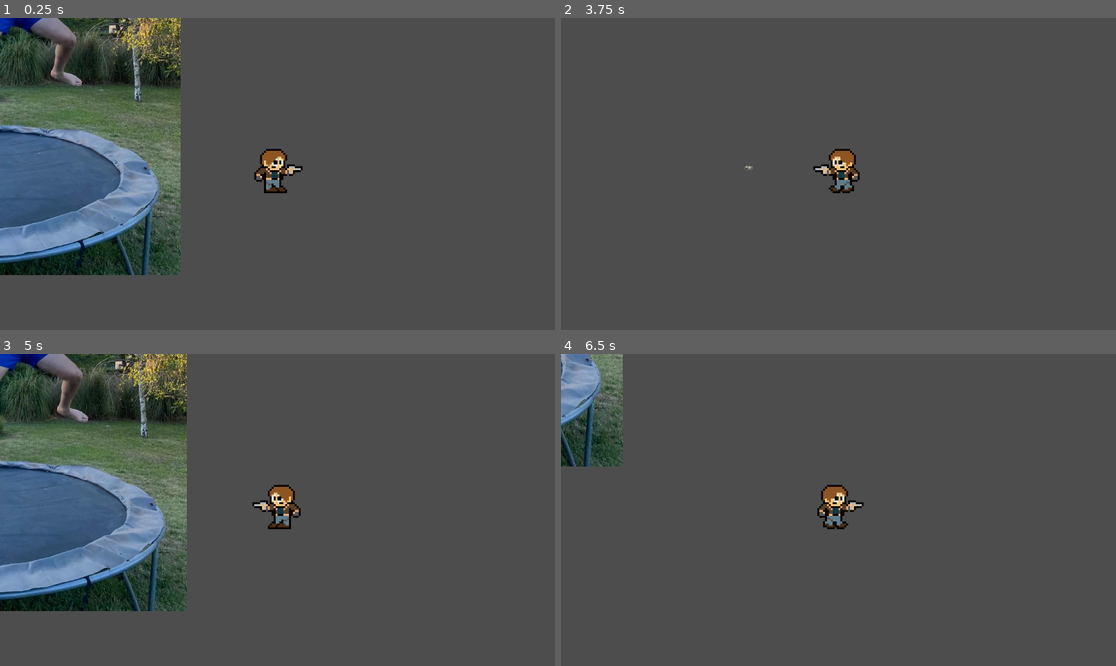
Above: before the commit, frames 1-4 (two rows, left to right).
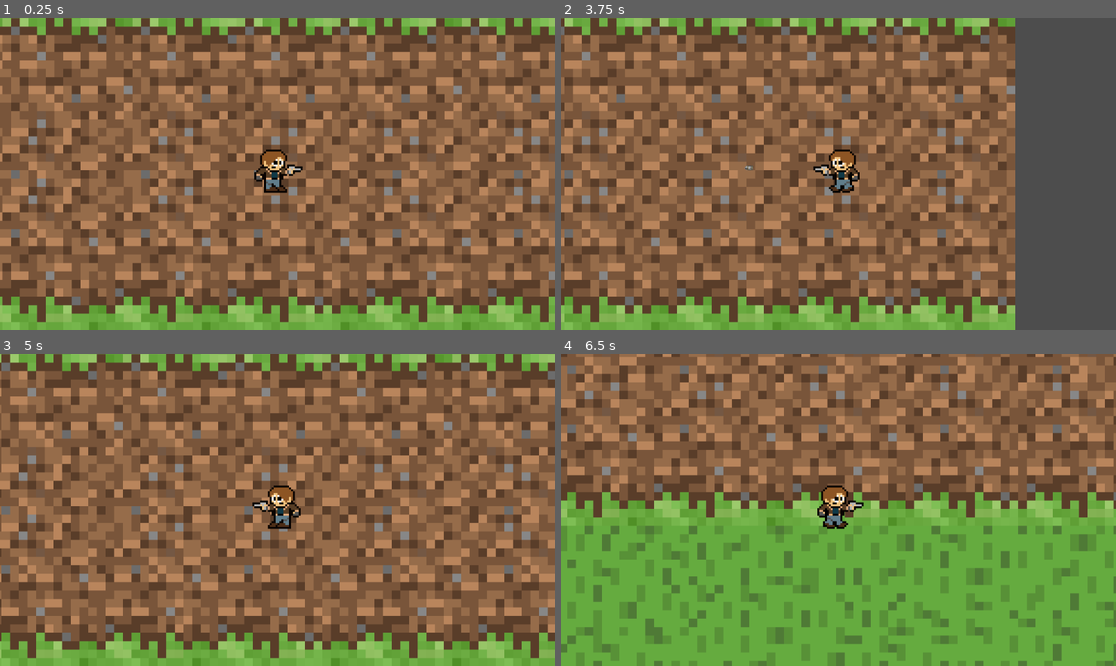
Above: after the commit, the same moments.

Repository: AleDilluvio/RE4-Pixel-Edition
Game: Godot game, scene res://background.tscn
Same seed, same stepped clock (60 frames per second), same inputs: the game is played once before the commit and once after it. Before the commit the project has no main scene; this scene is started directly in both runs.
Inputs (mouse positions are in pixels of both pictures, inside the frame that each line leads up to):
- Up to frame 1 (0.25 s): no input
- Up to frame 2 (3.75 s): tap Enter at 0.5 s; move the mouse to (960, 158) at 0.52 s; hold Right (move_right) 0.53-1.28 s; click (960, 158) at 0.6 s; move the mouse to (727, 189) at 1.27 s; hold Down (move_down) 1.28-2.03 s; click (727, 189) at 1.35 s; move the mouse to (894, 105) at 2.02 s; hold Right (move_right) 2.03-2.78 s; click (894, 105) at 2.1 s; move the mouse to (810, 236) at 2.77 s; hold Up (move_up) 2.78-3.53 s; click (810, 236) at 2.85 s; move the mouse to (1005, 220) at 3.52 s; hold Left (move_left) from 3.53 s (still down); click (1005, 220) at 3.6 s
- Up to frame 3 (5 s): keep holding Left (move_left); move the mouse to (111, 463) at 4.27 s; click (111, 463) at 4.35 s
- Up to frame 4 (6.5 s): move the mouse to (866, 510) at 5.02 s; release Left (move_left) at 5.03 s; hold Down (move_down) 5.03-5.78 s; click (866, 510) at 5.1 s; move the mouse to (755, 432) at 5.77 s; hold Right (move_right) from 5.78 s (still down); click (755, 432) at 5.85 s

The runs differ from the first frame. In frame 1, 99% of the frame differs, in the area x 0-100%, y 0-100%; in frame 2, 81%; in frame 3, 99%; in frame 4, 99%.

Commit message:
creacion de clase enemy

Diff:
--- a/background.tscn
+++ b/background.tscn
@@ -1,9 +1,13 @@
 [gd_scene load_steps=3 format=3 uid="uid://d0nkp1dgj5q6r"]
 
-[ext_resource type="Texture2D" uid="uid://c0ev67alypo4x" path="res://src/IMG-20230927-WA0035.jpg" id="1_41xsf"]
+[ext_resource type="Texture2D" uid="uid://0ivo6mpfjipq" path="res://src/background.png" id="1_tac8e"]
 [ext_resource type="PackedScene" uid="uid://8h5o8ihwiq6b" path="res://player.tscn" id="2_yasmc"]
 
 [node name="Background" type="Sprite2D"]
-texture = ExtResource("1_41xsf")
+position = Vector2(2107, 1448)
+scale = Vector2(1, 0.974)
+texture = ExtResource("1_tac8e")
+metadata/_edit_group_ = true
 
 [node name="Player" parent="." instance=ExtResource("2_yasmc")]
+position = Vector2(13, 8.21665)
--- /dev/null
+++ b/enemy.gd
@@ -0,0 +1,28 @@
+extends Area2D
+
+var vida = 3
+@export var speed = 200
+var direction = 1
+var can_attack = true
+
+func _set_speed(value):
+	speed = value
+
+func _get_speed():
+	return speed
+
+func _get_position(property):
+	return position
+
+func _set_position(x,y):
+	position.x = x
+	position.y = y
+
+# Called when the node enters the scene tree for the first time.
+func _ready():
+	pass # Acá seteo posicion random?
+
+
+# Called every frame. 'delta' is the elapsed time since the previous frame.
+func _process(delta):
+	pass
--- /dev/null
+++ b/enemy.tscn
@@ -0,0 +1,10 @@
+[gd_scene load_steps=2 format=3 uid="uid://cq8kqu80qjf30"]
+
+[ext_resource type="Script" path="res://enemy.gd" id="1_y8j4g"]
+
+[node name="Enemy" type="Area2D"]
+script = ExtResource("1_y8j4g")
+
+[node name="AnimatedSprite2D" type="AnimatedSprite2D" parent="."]
+
+[node name="CollisionShape2D" type="CollisionShape2D" parent="."]
--- a/player.gd
+++ b/player.gd
@@ -5,6 +5,7 @@
 var screen_size # Tamaño pantalla.
 var can_fire = true
 var bullet = preload("res://bullet.tscn")
+var life_points = 6
 
 func _get_position():
 	return position
@@ -47,11 +48,11 @@
 		var bullet_instance = bullet.instantiate()
 		if direction:
 			bullet_instance._set_speed(abs(bullet_instance._get_speed()))
-			bullet_instance._set_position(_get_position().x + 64, _get_position().y - 10) # Ver como poder obtener la ubicacion del arma, para no hardcodear.
+			bullet_instance._set_position(_get_position().x + 64, _get_position().y - 10)
 		else:
 			bullet_instance._set_speed(abs(bullet_instance._get_speed())*(-1))
 			bullet_instance.get_child(0).flip_h = true
-			bullet_instance._set_position(_get_position().x - 64,_get_position().y - 10) # Ver como poder obtener la ubicacion del arma, para no hardcodear.
+			bullet_instance._set_position(_get_position().x - 64,_get_position().y - 10)
 
 		get_parent().add_child(bullet_instance)
 		can_fire = false
--- a/player.tscn
+++ b/player.tscn
@@ -30,7 +30,7 @@
 height = 98.0
 
 [node name="Player" type="Area2D"]
-position = Vector2(585, 302)
+position = Vector2(600, 500)
 script = ExtResource("1_ilobr")
 metadata/_edit_group_ = true
 
--- a/project.godot
+++ b/project.godot
@@ -11,6 +11,7 @@
 [application]
 
 config/name="Resident Evil 4 Pixel Edition"
+run/main_scene="res://background.tscn"
 config/features=PackedStringArray("4.2", "Forward Plus")
 config/icon="res://icon.svg"
 
Binary file added: Referencias/vjijpzowtzk21.png
Not shown, added: Referencias/vjijpzowtzk21.png.import
Binary file added: src/background.png
Not shown, added: src/background.png.import
